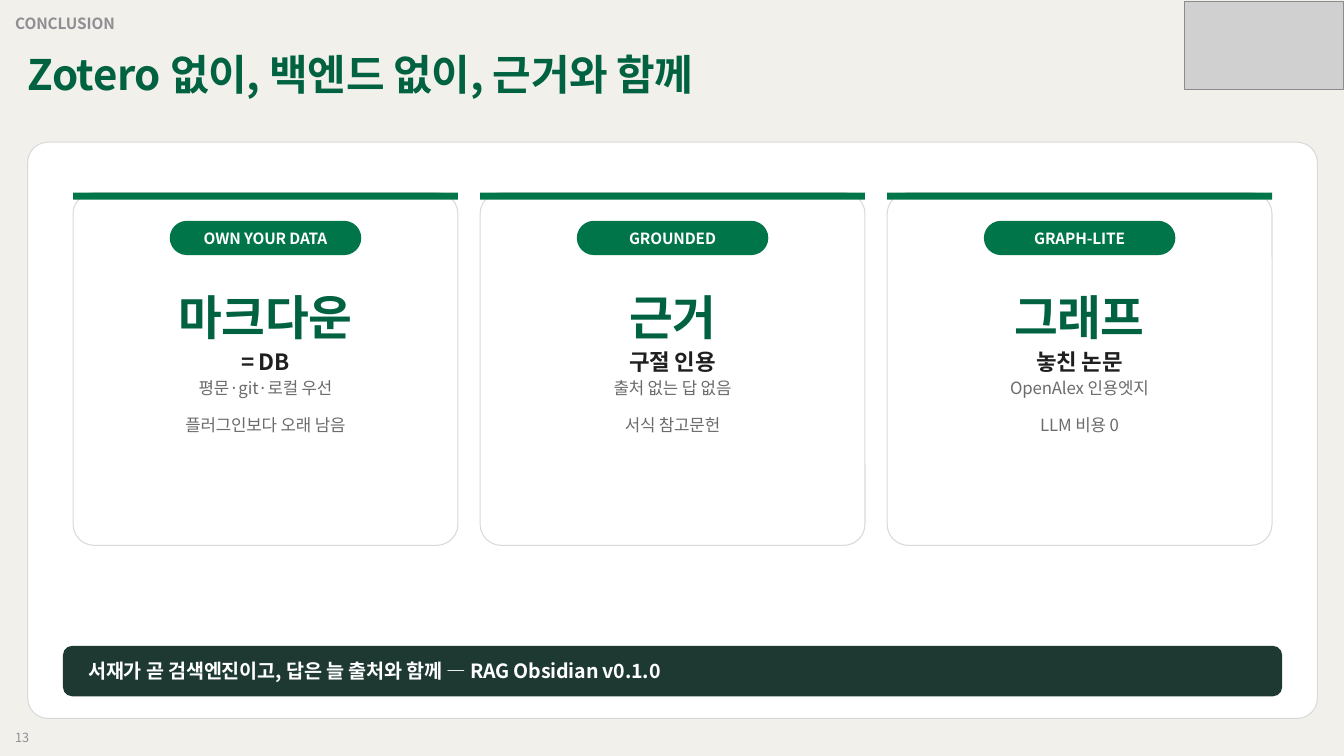
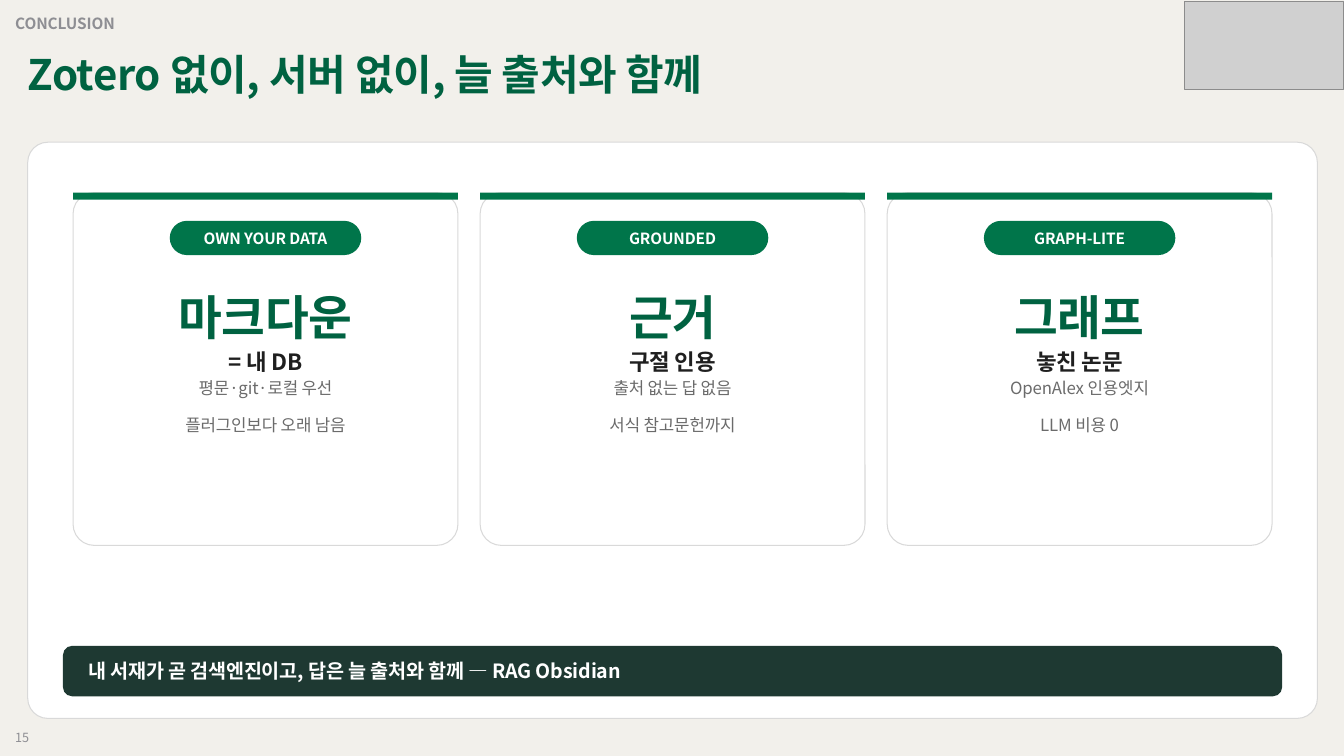
Before and after one commit to grotyx/rag-obsidian, a slide deck: slide 15 of presentation/rag_obsidian_deck.pptx (slide 13 before the commit). Drawn at 1344x756 pixels with LibreOffice and Linux fonts; fonts in the diff are those of the drawing; grey boxes stand for pictures. Boxes give left, top, right and bottom in pixels: in the first picture for what was removed or moved away, otherwise in the second. Text is boxed around its words. In the diff, an @@ line names an element or a change of style, - is before the commit and + after.

```diff
--- a/presentation/rag_obsidian_deck.pptx
+++ b/presentation/rag_obsidian_deck.pptx
@@ text at [28,54,703,99]: text changed @@
-Zotero 없이, 백엔드 없이, 근거와 함께
+Zotero 없이, 서버 없이, 늘 출처와 함께
@@ text at [179,295,353,433]: text changed @@
-= DB
+= 내 DB
@@ text at [609,380,736,433]: text changed @@
-출처 없는 답 없음
-서식 참고문헌
+출처 없는 답 없음
+서식 참고문헌까지
@@ text at [88,661,621,682]: text changed @@
-서재가 곧 검색엔진이고, 답은 늘 출처와 함께 — RAG Obsidian v0.1.0
+내 서재가 곧 검색엔진이고, 답은 늘 출처와 함께 — RAG Obsidian
@@ text at [15,733,29,742]: text changed @@
-13
+15
```
Also in this commit, not shown: 10 other slides changed, 5 slides added, 3 slides removed, 5 other files.
